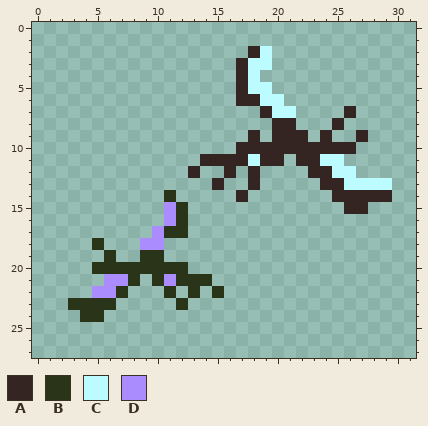
Pixel-art sprite -- Images/TileSets/FantasyHex/Tiles/Seeker.png. That is the earlier state.
The file is 32x28 pixels.
Palette (. is transparent): A #342522  B #293418  C #bcfbff  D #ab8cff
The result:
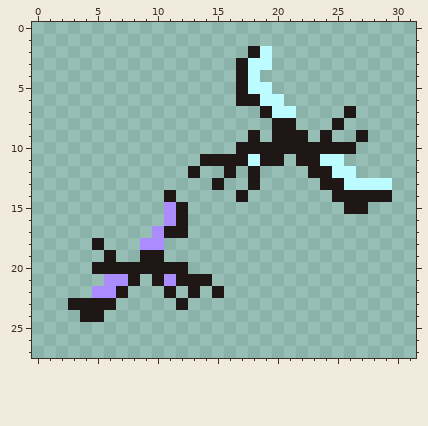
The exact change:
colour A: #342522 -> #1f1716
y 14: x 11 B -> A
y 15..16: x 12 B -> A
y 17: x 11..12 BB -> AA
y 18: x 5 B -> A
y 19: x 6 B -> A; x 9..10 BB -> AA
y 20: x 5..12 BBBBBBBB -> AAAAAAAA
y 21: x 8 B -> A; x 10 B -> A; x 12..14 BBB -> AAA
y 22: x 7 B -> A; x 11 B -> A; x 13 B -> A; x 15 B -> A
y 23: x 3..6 BBBB -> AAAA; x 12 B -> A
y 24: x 4..5 BB -> AA
